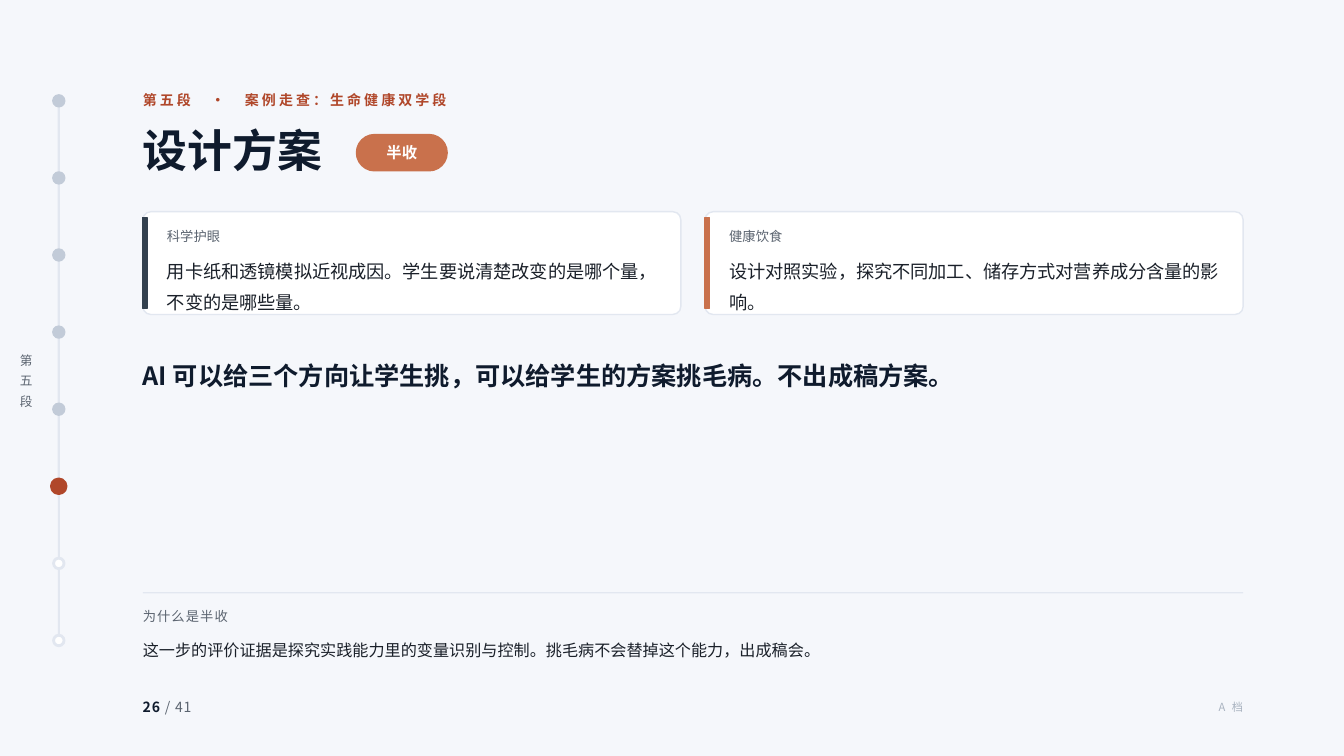
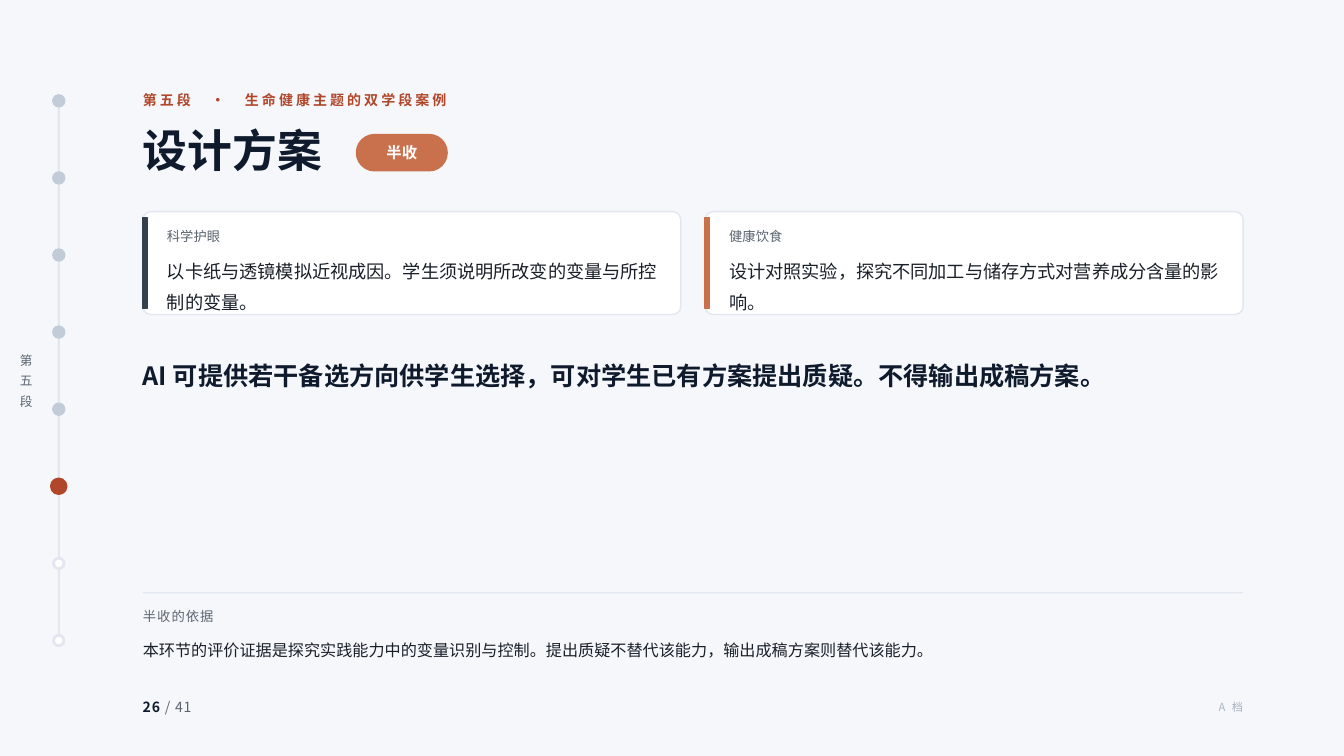
Before and after one commit to tonyxinvip/slides, a slide deck: slide 26 of comprehensive-practice-ai/做中学与综合实践活动.pptx. Drawn at 1344x756 pixels with LibreOffice and Linux fonts; fonts in the diff are those of the drawing. Boxes give left, top, right and bottom in pixels: in the first picture for what was removed or moved away, otherwise in the second. Text is boxed around its words. In the diff, an @@ line names an element or a change of style, - is before the commit and + after.

```diff
--- a/comprehensive-practice-ai/做中学与综合实践活动.pptx
+++ b/comprehensive-practice-ai/做中学与综合实践活动.pptx
@@ text at [143, 93, 446, 107]: text changed @@
-第五段 · 案例走查：生命健康双学段
+第五段 · 生命健康主题的双学段案例
@@ text at [167, 262, 657, 311]: text changed @@
-用卡纸和透镜模拟近视成因。学生要说清楚改变的是哪个量，不变的是哪些量。
+以卡纸与透镜模拟近视成因。学生须说明所改变的变量与所控制的变量。
@@ text at [729, 262, 1219, 311]: text changed @@
-设计对照实验，探究不同加工、储存方式对营养成分含量的影响。
+设计对照实验，探究不同加工与储存方式对营养成分含量的影响。
@@ text at [143, 363, 1105, 389]: text changed @@
-AI 可以给三个方向让学生挑，可以给学生的方案挑毛病。不出成稿方案。
+AI 可提供若干备选方向供学生选择，可对学生已有方案提出质疑。不得输出成稿方案。
@@ text at [143, 610, 214, 622]: text changed @@
-为什么是半收
+半收的依据
@@ text at [143, 642, 933, 658]: text changed @@
-这一步的评价证据是探究实践能力里的变量识别与控制。挑毛病不会替掉这个能力，出成稿会。
+本环节的评价证据是探究实践能力中的变量识别与控制。提出质疑不替代该能力，输出成稿方案则替代该能力。
```
Also in this commit, not shown: 38 other slides changed, 10 other files.
